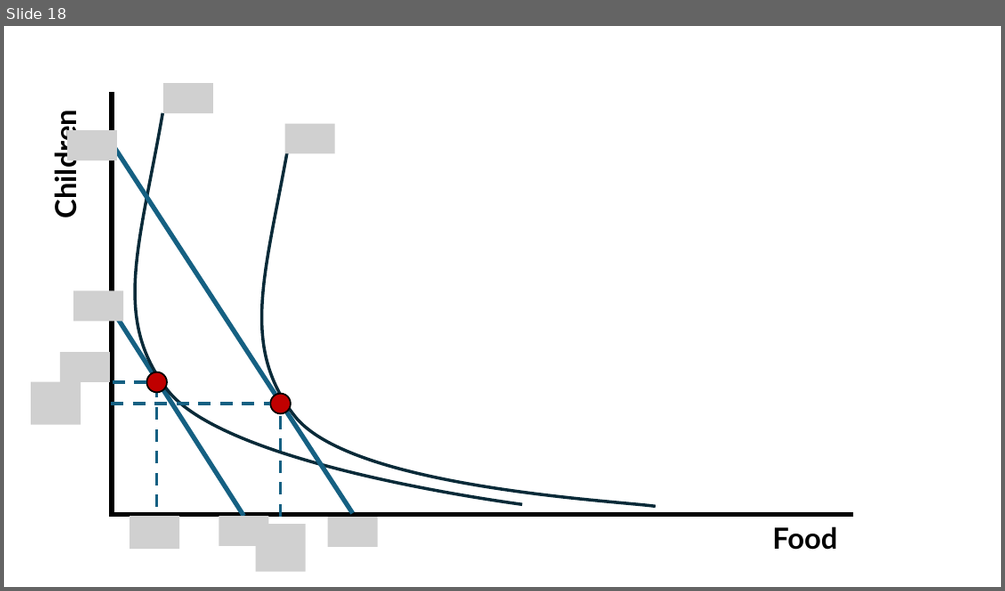
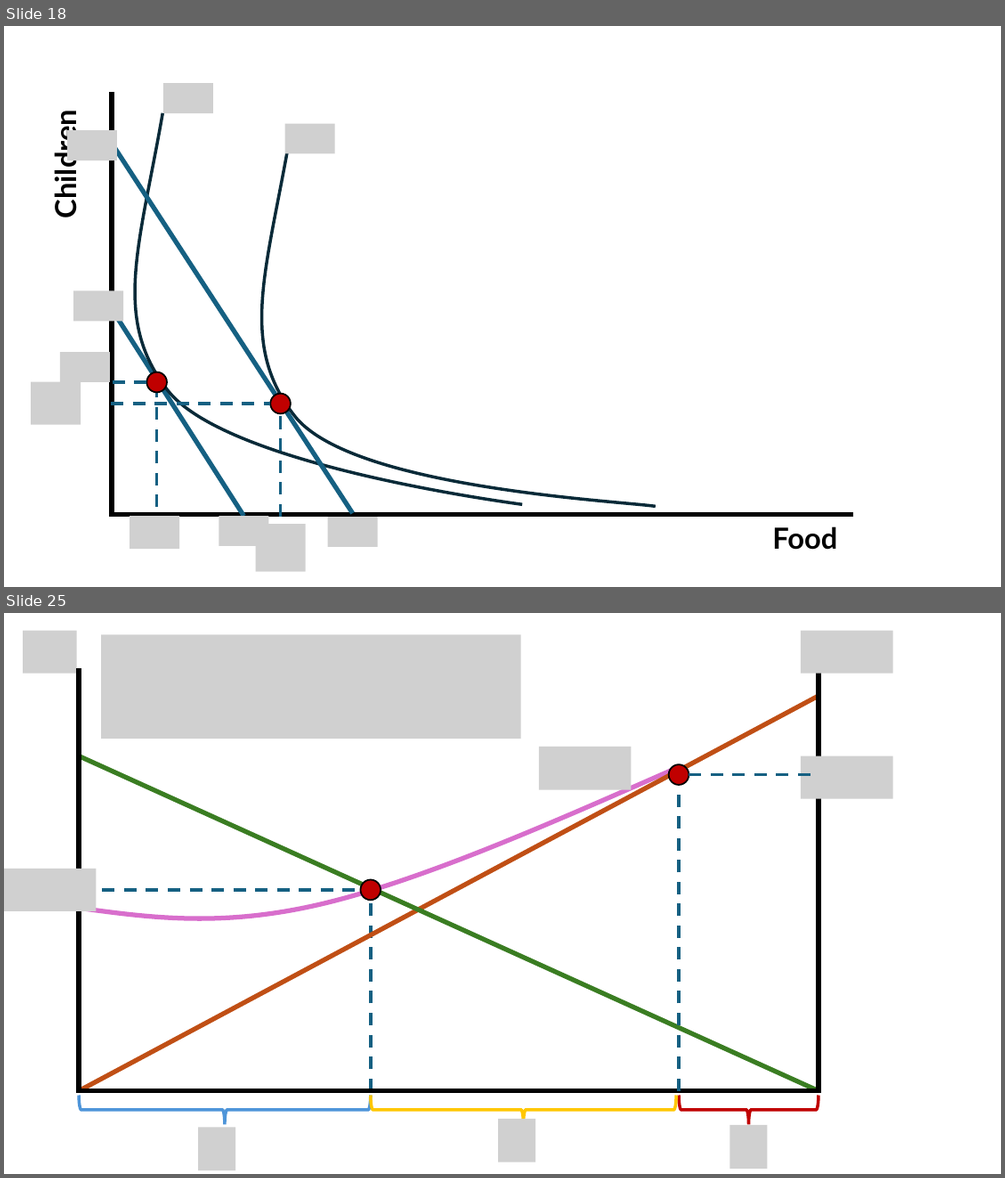
Before and after one commit to jrojas1003/EC-390-Development-Econ, a slide deck: Lectures/graph-maker-pp.pptx. Shown one above the other, each under a label of ours: slide 18 before the commit, slides 18 and 25 after it; the slides between them are not shown. The pictures are 1005x591 and 1005x1178 pixels, drawn with LibreOffice and Linux fonts; fonts in the diff are those of the drawing; grey boxes stand for pictures. Boxes give left, top, right and bottom in pixels: in the first picture for what was removed or moved away, otherwise in the second. Text is boxed around its words. In the diff, an @@ line names an element or a change of style, - is before the commit and + after.

```diff
--- a/Lectures/graph-maker-pp.pptx
+++ b/Lectures/graph-maker-pp.pptx
@@ slide 25 added at bbox=[4, 613, 1001, 1174], background #FFFFFF @@
@@ picture added at bbox=[23, 630, 77, 673] @@
@@ picture added at bbox=[101, 634, 521, 738] @@
@@ picture added at bbox=[801, 630, 892, 673] @@
@@ line added from (79, 668) to (79, 1093), #000000 4.5 pt @@
@@ line added from (818, 668) to (818, 1093), #000000 4.5 pt @@
@@ line added from (818, 696) to (79, 1091), #C04F15 4.5 pt @@
@@ line added from (79, 755) to (818, 1091), #3B7D23 4.5 pt @@
@@ freeform shape added at bbox=[81, 769, 676, 919], outline #D86ECC 4.5 pt @@
@@ picture added at bbox=[539, 747, 631, 789] @@
@@ ellipse added at bbox=[669, 765, 689, 785], fill #C00000, outline #000000 1.5 pt @@
@@ picture added at bbox=[801, 755, 892, 798] @@
@@ line added from (679, 1091) to (679, 782), #156082 3 pt dashed @@
@@ line added from (689, 774) to (818, 774), #156082 3 pt dashed @@
@@ picture added at bbox=[4, 868, 96, 911] @@
@@ line added from (81, 890) to (376, 890), #156082 3 pt dashed @@
@@ ellipse added at bbox=[361, 880, 380, 900], fill #C00000, outline #000000 1.5 pt @@
@@ line added from (371, 1091) to (371, 896), #156082 3 pt dashed @@
@@ line added from (821, 1091) to (77, 1091), #000000 4.5 pt @@
@@ right brace added at bbox=[79, 1095, 371, 1124], outline #4E95D9 3 pt @@
@@ right brace added at bbox=[371, 1095, 676, 1125], outline #FFC700 3 pt @@
@@ picture added at bbox=[498, 1119, 535, 1162] @@
@@ right brace added at bbox=[679, 1095, 818, 1125], outline #C00000 3 pt @@
@@ picture added at bbox=[198, 1127, 235, 1170] @@
@@ picture added at bbox=[730, 1126, 768, 1168] @@
```
Also in this commit, not shown: 6 other slides added.
